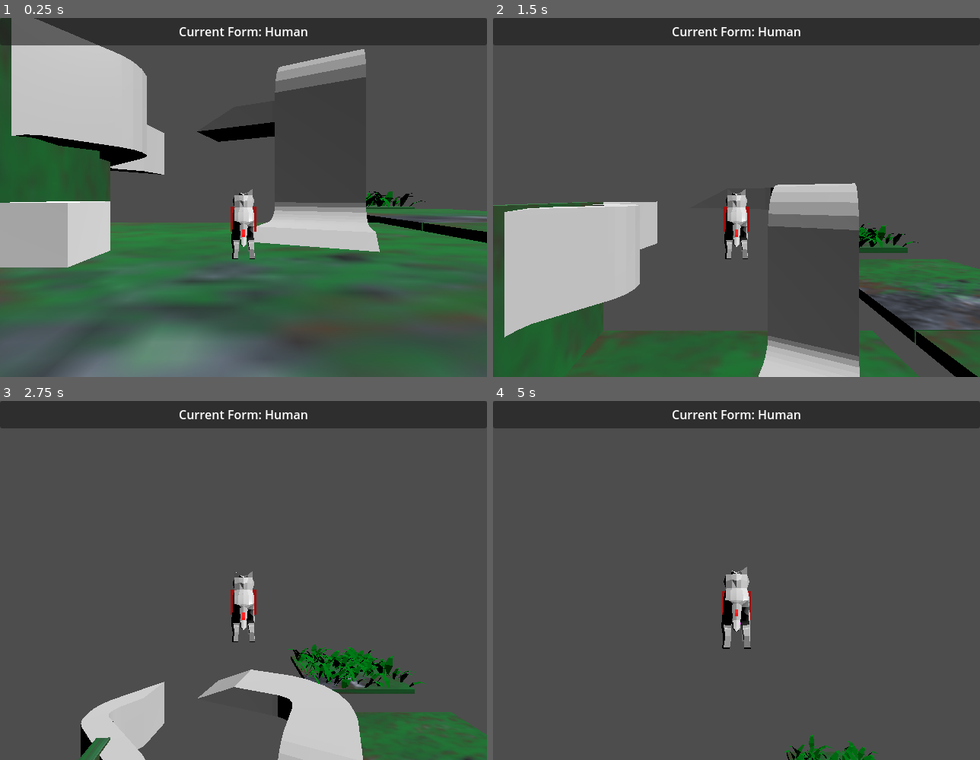
Above: before the commit, frames 1-4 (two rows, left to right).
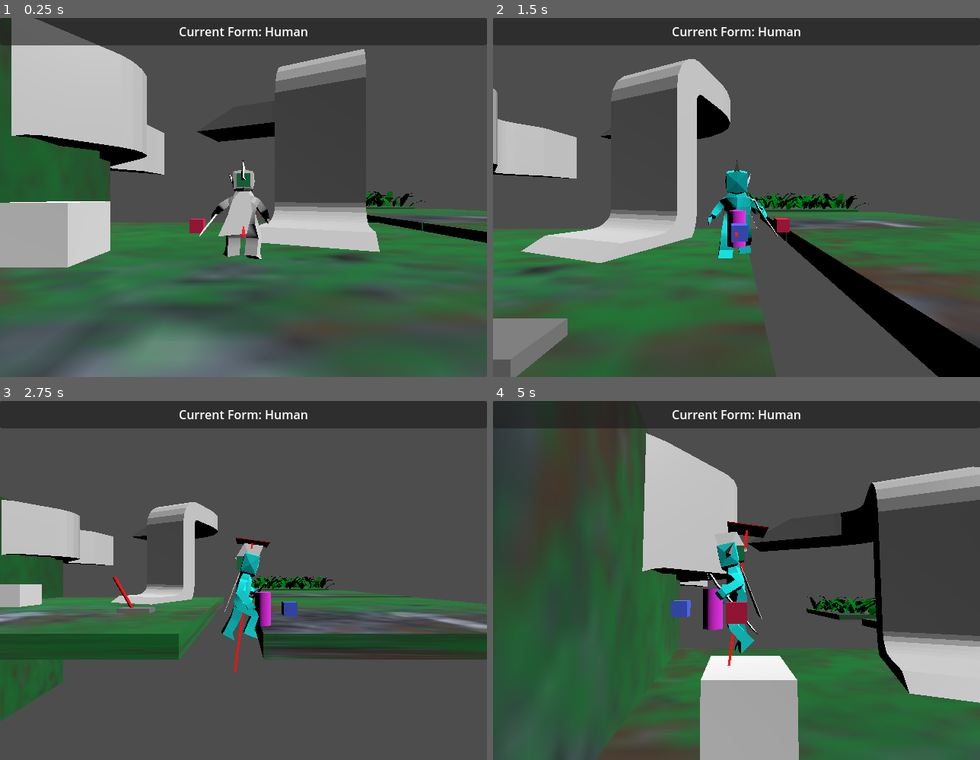
Above: after the commit, the same moments.

Repository: LettucePie/druid
Game: Godot game, scene res://playscenes/play_0.tscn
Same seed, same stepped clock (60 frames per second), same inputs: the game is played once before the commit and once after it.
Inputs (mouse positions are in pixels of both pictures, inside the frame that each line leads up to):
- Up to frame 1 (0.25 s): no input
- Up to frame 2 (1.5 s): tap Enter (ui_accept) at 0.5 s; move the mouse to (843, 179) at 0.52 s; hold D (move_right) 0.53-1.28 s; tap Space (jump) at 0.6, 0.77, 1.07 s; move the mouse to (639, 215) at 1.27 s; hold S (move_down) from 1.28 s (still down); right-click (639, 215) at 1.35 s
- Up to frame 3 (2.75 s): tap Space (jump) at 1.52, 1.55, 1.82, 2.3 s; move the mouse to (292, 501) at 2.02 s; release S (move_down) at 2.03 s; hold D (move_right) from 2.03 s (still down); tap N (attack) at 2.1 s
- Up to frame 4 (5 s): move the mouse to (712, 652) at 2.77 s; release D (move_right) at 2.78 s; hold W (move_up) 2.78-3.53 s; tap K (cam_down) at 2.85 s; tap Space (jump) at 3.02, 3.05, 3.32, 3.77, 3.8, 4.07, 4.52, 4.55, 4.82 s; move the mouse to (882, 634) at 3.52 s; hold A (move_left) from 3.53 s (still down); tap J (cam_left) at 3.6 s; move the mouse to (590, 526) at 4.27 s; tap L (cam_right) at 4.35 s

The runs differ from the first frame. In frame 1, 1.5% of the frame differs, in the area x 38-56%, y 39-68%; in frame 2, 38%; in frame 3, 33%; in frame 4, 60%, in the area x 0-100%, y 7-100%.
Error before the commit: Invalid assignment of property or key 'active' with value of type 'bool' on a base object of type 'null instance'. (res://core/player.gd:175)

Commit message:
player_animtree migrated

Diff:
--- a/core/anim_handler.gd
+++ b/core/anim_handler.gd
@@ -43,6 +43,7 @@
 	current_anim = human_anim
 
 
+## Creates lists of anim_trees and anim_players for iteration
 func populate_lists():
 	## Clean
 	trees.clear()
@@ -58,6 +59,7 @@
 	]
 
 
+## Connects all the animation start and end signals
 func connect_signals():
 	for a in anims:
 		print(a)
@@ -65,6 +67,34 @@
 			a.animation_started.connect(_on_animation_started)
 		if a.animation_finished.is_connected(_on_animation_finished) == false:
 			a.animation_finished.connect(_on_animation_finished)
+
+
+## Setup current_tree and current_anim to the desired form.
+## also can be used for setting flags and parameters like 'blends_stature'
+func set_form(new_form : Player.Form):
+	for tree in trees:
+		tree.active = false
+	form = new_form
+	if form == Player.Form.HUMAN:
+		current_tree = human_tree
+		current_anim = human_anim
+		blends_stature = true
+	elif form == Player.Form.SPIDER:
+		print("Update upon Spider form addition")
+		current_tree = human_tree
+		current_anim = human_anim
+		blends_stature = true
+	elif form == Player.Form.RAT:
+		print("Update upon Rat form addition")
+		current_tree = human_tree
+		current_anim = human_anim
+		blends_stature = true
+	elif form == Player.Form.WOLF:
+		current_tree = wolf_tree
+		current_anim = wolf_anim
+		blends_stature = false
+	current_tree.active = true
+
 
 
 ## Sets the movement value for the BlendSpace1D that flucuates between \
--- a/core/player.gd
+++ b/core/player.gd
@@ -9,32 +9,27 @@
 signal request_cam_movement(direction)
 
 
+## Tools / Assistant Nodes
+@onready var anim : Player_Animator = $anim_handler
+@onready var edge_ray : RayCast3D = $swivel_ring/edge_ray
+
+
 ## Testing Variables
 @export var test_mat_a : Material
 @export var test_mat_b : Material
 
 
 #### Form Assets
-## Collision Bodies
-@onready var human_shape : CollisionShape3D = $human_shape
-@onready var wolf_shape : CollisionShape3D = $wolf_shape
-## Mesh / Animation Variables
 # Human
 @onready var human_node : Node3D = $human_node
+@onready var human_shape : CollisionShape3D = $human_shape
 @onready var human_mesh : MeshInstance3D = $human_node/human_model/human_armature/Skeleton3D/human_mesh
-@onready var human_animtree : AnimationTree = $human_animtree
-@onready var human_anim : AnimationPlayer = $human_node/human_model/AnimationPlayer
 # Wolf
 @onready var wolf_node : Node3D = $wolf_node
+@onready var wolf_shape : CollisionShape3D = $wolf_shape
 @onready var wolf_mesh : MeshInstance3D = $wolf_node/wolf_model/Armature/Skeleton3D/wolfmesh
-@onready var wolf_animtree : AnimationTree = $wolf_animtree
-@onready var wolf_anim : AnimationPlayer = $wolf_node/wolf_model/AnimationPlayer
 
 ## Iterative Lists
-@onready var animtrees : Array = [
-	$human_animtree,
-	$wolf_animtree
-	]
 @onready var colshapes : Array = [
 	$human_shape,
 	$wolf_shape
@@ -67,7 +62,6 @@
 var floor_angle : float
 var previous_normal : Vector3 = Vector3.UP
 var current_cam : Camera3D
-@onready var edge_ray : RayCast3D = $swivel_ring/edge_ray
 var gravity = ProjectSettings.get_setting("physics/3d/default_gravity")
 var climb_angle : float = 0.3
 @export var jump_velocity : Vector3 = Vector3.ZERO
@@ -78,7 +72,6 @@
 enum Form {HUMAN, SPIDER, RAT, WOLF}
 var available_forms : Array = [Form.HUMAN, Form.SPIDER, Form.WOLF]
 var current_form : Form = Form.HUMAN
-var current_anim : AnimationTree = human_animtree
 var current_mesh : MeshInstance3D = human_mesh
 var current_node : Node3D = human_node
 var nearest_interactable : Interactable = null
@@ -110,7 +103,6 @@
 
 
 func _ready():
-	current_anim = human_animtree
 	current_node = human_node
 	current_mesh = human_mesh
 	current_cam = get_viewport().get_camera_3d()
@@ -133,7 +125,6 @@
 func set_form_variables(form : Form):
 	if form == Form.HUMAN:
 		current_node = human_node
-		current_anim = human_animtree
 		current_mesh = human_mesh
 		motion_mode = 0
 		climb_angle = 0.45
@@ -145,7 +136,6 @@
 		update_up(Vector3.UP)
 	if form == Form.SPIDER:
 		current_node = human_node
-		current_anim = human_animtree
 		current_mesh = human_mesh
 		motion_mode = 0
 		climb_angle = PI + (PI / 2)
@@ -158,7 +148,6 @@
 		pass
 	if form == Form.WOLF:
 		current_node = wolf_node
-		current_anim = wolf_animtree
 		current_mesh = wolf_mesh
 		motion_mode = 0
 		climb_angle = 0.5
@@ -171,28 +160,23 @@
 
 
 func set_form_components(form : Form):
-	for at in animtrees:
-		at.active = false
 	for cs in colshapes:
 		cs.disabled = true
 	for nm in nodemeshes:
 		nm.visible = false
 	if form == Form.HUMAN:
-		human_animtree.active = true
 		human_shape.disabled = false
 		human_node.visible = true
 	if form == Form.SPIDER:
-		human_animtree.active = true
 		human_shape.disabled = false
 		human_node.visible = true
 	if form == Form.RAT:
-		human_animtree.active = true
 		human_shape.disabled = false
 		human_node.visible = true
 	if form == Form.WOLF:
-		wolf_animtree.active = true
 		wolf_shape.disabled = false
 		wolf_node.visible = true
+	anim.set_form(form)
 
 
 func form_as_string(form : Form) -> String:
@@ -319,7 +303,7 @@
 		Input.get_axis("move_up", "move_down")).limit_length(1.0)
 
 	## Forward movement input length to anim_player
-	current_anim.set("parameters/movement/blend_position", move_input_vec.length())
+	anim.set_player_move(move_input_vec.length())
 
 
 	## Orientate the input vector to the camera angle.
@@ -411,7 +395,6 @@
 	jump_velocity_mag = Vector2(
 		jump_velocity.x,
 		jump_velocity.z).limit_length(form_speed).length()
-#	current_anim.force_play("jump")
 
 
 func action_effects(delta):
--- a/core/player.tscn
+++ b/core/player.tscn
@@ -119,7 +119,9 @@
 test_mat_b = SubResource("StandardMaterial3D_byb3j")
 cam_distance_curve = SubResource("Curve_hyoh0")
 
-[node name="anim_handler" parent="." instance=ExtResource("2_rbgsq")]
+[node name="anim_handler" parent="." node_paths=PackedStringArray("human_anim", "wolf_anim") instance=ExtResource("2_rbgsq")]
+human_anim = NodePath("../human_node/human_model/AnimationPlayer")
+wolf_anim = NodePath("../wolf_node/wolf_model/AnimationPlayer")
 
 [node name="human_shape" parent="." instance=ExtResource("5_fobq8")]
 
@@ -162,37 +164,37 @@
 transform = Transform3D(-0.312618, 0, -2.73299e-08, 0, 0.312618, 0, 2.73299e-08, 0, -0.312618, 0, 0.143265, 0)
 
 [node name="Skeleton3D" parent="human_node/human_model/human_armature" index="0"]
-bones/0/position = Vector3(0, -0.131676, -0.10598)
+bones/0/position = Vector3(0, -0.131238, -0.10598)
 bones/0/rotation = Quaternion(0.0914123, -0.00244562, -0.0016501, 0.995809)
-bones/1/rotation = Quaternion(-0.00645322, 0.0359639, 0.796291, 0.60381)
+bones/1/rotation = Quaternion(-0.00635102, 0.0364063, 0.796266, 0.603817)
 bones/2/rotation = Quaternion(0.0834039, -0.0313383, 0.324214, 0.941779)
 bones/3/rotation = Quaternion(0.317049, 0.0415371, 0.0138462, 0.947398)
-bones/5/rotation = Quaternion(-0.0307537, -0.0138592, 0.00408958, 0.999423)
+bones/5/rotation = Quaternion(-0.0310764, -0.0138588, 0.00409569, 0.999413)
 bones/6/rotation = Quaternion(-0.0150778, -3.56578e-05, -0.000320333, 0.999886)
 bones/10/position = Vector3(-0.34512, -0.192523, -0.00858107)
-bones/10/rotation = Quaternion(-0.21643, 0.23493, 0.945443, 0.06406)
-bones/11/rotation = Quaternion(-0.369974, 0.0010001, -0.00284534, 0.929037)
+bones/10/rotation = Quaternion(-0.216454, 0.234577, 0.945531, 0.0639792)
+bones/11/rotation = Quaternion(-0.368924, 0.000996894, -0.00284646, 0.929455)
 bones/12/rotation = Quaternion(-0.0599468, -0.00843683, -0.742144, 0.667501)
-bones/13/rotation = Quaternion(-0.0857401, -0.0260719, -0.25153, 0.963692)
+bones/13/rotation = Quaternion(-0.0858207, -0.0262428, -0.25101, 0.963816)
 bones/14/rotation = Quaternion(0.395912, -0.0344117, -0.113618, 0.910582)
 bones/17/position = Vector3(0.358753, -0.19082, -0.0116346)
-bones/17/rotation = Quaternion(0.100681, 0.319564, 0.938552, -0.0828349)
-bones/18/rotation = Quaternion(-0.226372, -0.095633, -0.00955225, 0.969288)
+bones/17/rotation = Quaternion(0.100735, 0.318953, 0.93876, -0.0827694)
+bones/18/rotation = Quaternion(-0.225196, -0.0956445, -0.0094362, 0.969562)
 
 [node name="ear_a" parent="human_node/human_model/human_armature/Skeleton3D" index="0"]
-transform = Transform3D(0.999448, -0.00253311, -0.0331121, -0.000498012, 0.995831, -0.0912138, 0.0332052, 0.09118, 0.995281, 0.000675778, 1.71295, 0.167875)
+transform = Transform3D(0.999448, -0.00253311, -0.0331121, -0.000476566, 0.99589, -0.090571, 0.0332055, 0.0905369, 0.995339, 0.000675778, 1.71343, 0.167367)
 bone_idx = 7
 
 [node name="hair_a" parent="human_node/human_model/human_armature/Skeleton3D" index="1"]
-transform = Transform3D(0.999448, -0.00253311, -0.0331121, -0.000498012, 0.995831, -0.0912138, 0.0332052, 0.09118, 0.995281, 0.00858762, 2.12691, -0.0640561)
+transform = Transform3D(0.999448, -0.00253311, -0.0331121, -0.000476566, 0.99589, -0.090571, 0.0332055, 0.0905369, 0.995339, 0.00858761, 2.12724, -0.0648315)
 bone_idx = 8
 
 [node name="cape" parent="human_node/human_model/human_armature/Skeleton3D" index="2"]
-transform = Transform3D(0.999449, -0.0329398, 0.00416953, 0.0331015, 0.998311, -0.047757, -0.00258938, 0.0478687, 0.99885, -0.0395435, 1.20578, -0.311554)
+transform = Transform3D(0.999449, -0.0329398, 0.00416953, 0.0330998, 0.998341, -0.0471119, -0.00261075, 0.047224, 0.998881, -0.0395435, 1.20596, -0.311734)
 bone_idx = 9
 
 [node name="staff_a" parent="human_node/human_model/human_armature/Skeleton3D" index="3"]
-transform = Transform3D(0.370205, -0.306668, 0.876871, 0.866387, 0.454534, -0.206814, -0.335145, 0.836273, 0.433964, 1.41334, 0.0671795, 0.206812)
+transform = Transform3D(0.369179, -0.307038, 0.877174, 0.866772, 0.454263, -0.205795, -0.335281, 0.836285, 0.433836, 1.41418, 0.0684339, 0.206755)
 bone_idx = 16
 
 [node name="standin_floor" parent="human_node/human_model" index="1"]
--- a/core/player_animtree.gd
+++ /dev/null
@@ -1,96 +0,0 @@
-extends AnimationTree
-class_name AnimTreeTool
-
-@onready var anim : AnimationPlayer = get_node(anim_player)
-
-@export var actions : PackedStringArray = []
-@export var movements : PackedStringArray = []
-@export var blends_stature : bool = true ## Flag for set_mobile
-@export var movement_target : String = "parameters/movement/blend_position"
-
-var player_move : float = 0.0
-var mobile : bool = false
-var player_action : String = ""
-var performing : bool = false
-var override_anim : String = ""
-
-
-func _ready():
-	if !self.animation_started.is_connected(_on_animation_started):
-		self.animation_started.connect(_on_animation_started)
-	if !self.animation_finished.is_connected(_on_animation_finished):
-		self.animation_finished.connect(_on_animation_finished)
-
-
-## Sets the movement value for the BlendSpace1D that flucuates between \
-## idling, walking, and running
-func set_player_move(movement : float):
-	player_move = movement
-	if blends_stature:
-		if movement > 0.1:
-			set_mobile(true)
-		else:
-			set_mobile(false)
-	## Assign Movement input Length to movement_speed_blend
-	set(movement_target, movement)
-
-
-## Enables or Disables the blending of Movement animations into current action
-func set_mobile(value : bool):
-	mobile = value
-	set("parameters/blend_movement/blend_amount", int(value))
-
-
-## Signal Receiver: Animations that are started by the Animation Tree get \
-## passed to here. Goal is to mark them as the current player action, and \
-## set the performing state.
-func _on_animation_started(anim_name):
-	print("AnimationTree Started Animation: ", anim_name)
-	print(anim_name, " is action: ", actions.has(anim_name), " | is movement: ", movements.has(anim_name))
-	start_action(anim_name)
-
-
-## extension of _on_animation_started that's extracted for flexible calling.
-func start_action(action_name : String):
-	print("AnimationTree Starting Animation Action: ", action_name)
-	player_action = action_name
-	set_performing(true)
-
-
-## Signal Receiver: Once player action animations are finished, clear the \
-## current player action, and updated the performing state.
-func _on_animation_finished(anim_name):
-	print("AnimationTree Finished Animation: ", anim_name)
-	if player_action == anim_name:
-		set_performing(false)
-		player_action = ""
-
-
-## Controls whether we are performing an action, and reflects that in the \
-## movement blending filter. If not performing action, we get the full    \
-## unfiltered movement animation.
-func set_performing(value : bool):
-	performing = value
-	if blends_stature:
-		tree_root.get_node("blend_movement").filter_enabled = value
-
-
-####
-####
-####
-
-
-## Override function
-func force_play(animation : String):
-	if active and anim.has_animation(animation):
-		override_anim = animation
-		active = false
-		anim.play(animation)
-		start_action(animation)
-
-
-func _on_animation_player_animation_finished(anim_name):
-	if !active and override_anim != "":
-		override_anim = ""
-		active = true
-#		_on_animation_finished(anim_name)
